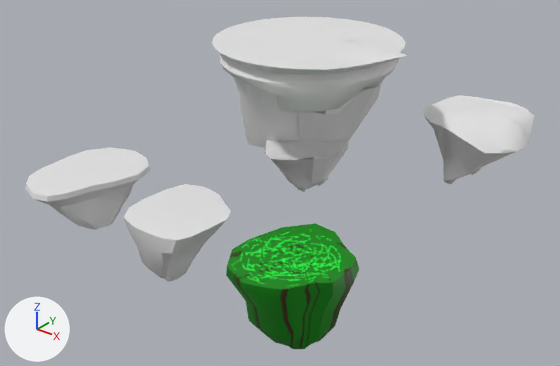
A saved change to the glTF model data/models/environment/flat_grass_island.gltf.
One viewpoint serves both versions: a 50 mm camera at (17.22, -23.28, 12.58) aimed at (0.07, -1.84, -0.71). Lighting does not change. The marker at lower left points along +X, +Y and +Z. Where no turn or scale is listed for an object, it has been applied to the vertices. Vertices at the same position are counted once.
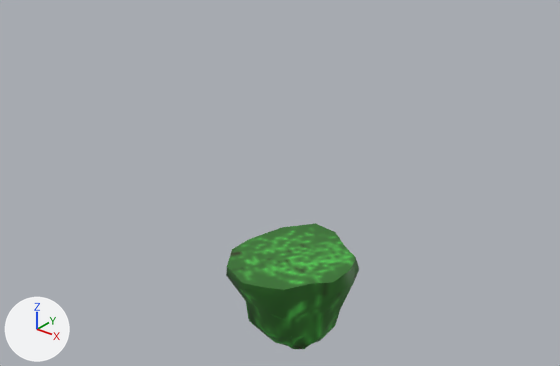
What differs and where, as boxes (x1, y1, x2, y2) in the pictures (560 x 366 px):
'Sphere', deleted: before (212, 17, 407, 148)
'Plane.002', recoloured, surface changed: (226, 223, 359, 349) in both
'Plane.001', deleted: before (25, 147, 151, 230)
'Plane', deleted: before (123, 184, 231, 281)
'Sphere.002', deleted: before (424, 95, 535, 184)
'Sphere.001', deleted: before (264, 139, 349, 192)

Patch to the scene script:
```diff
--- a/data/models/environment/flat_grass_island.gltf.py
+++ b/data/models/environment/flat_grass_island.gltf.py
@@ img_island_grass_color @@
+img_island_grass_color = load_image('island_grass_color', '_unpacked/island_grass_color', 64, 64, 'sRGB')
@@ mat_material_004 @@
+mat_material_004 = principled_material('Material.004')
+mat_material_004.texture = img_island_grass_color
@@ me_plane_002 @@
 me_plane_002.from_pydata(...)  # 113 vertices, 222 faces; spans x -1.99..1.68, y -1.83..2.43, z -3.2..-0.02
 # used by ob_plane_002; location = (4.74, -7.08, 0.0)
-me_plane_002.materials.append(mat_material)  # picture img_island_tex
+# me_plane_002 part 1: texture (UV) coordinates of 222 of 222 faces, centred in x -1.98..1.64, y -1.7..2.4, z -3.2..-0.02, changed; they spanned u 0.0..1.0, v 0.0..1.0 and now span u 0.03..0.97, v 0.02..0.97
+me_plane_002.materials.append(mat_material_004)  # picture img_island_grass_color
@@ ob_sphere @@
-ob_sphere = bpy.data.objects.new('Sphere', me_sphere)
-ob_sphere.location = (0.0, 0.0, 3.99)
-ob_sphere.scale = (-3.99, -3.99, -3.99)
@@ ob_sphere_001 @@
-ob_sphere_001 = bpy.data.objects.new('Sphere.001', me_sphere_001)
-ob_sphere_001.location = (0.0, 0.0, 0.0)
@@ ob_sphere_002 @@
-ob_sphere_002 = bpy.data.objects.new('Sphere.002', me_sphere_003)
-ob_sphere_002.location = (4.65, 5.1, 0.91)
@@ ob_plane @@
-ob_plane = bpy.data.objects.new('Plane', me_plane)
-ob_plane.location = (0.0, -7.08, 0.0)
@@ ob_plane_001 @@
-ob_plane_001 = bpy.data.objects.new('Plane.001', me_plane_001)
-ob_plane_001.location = (-5.39, -7.08, 0.0)
```
